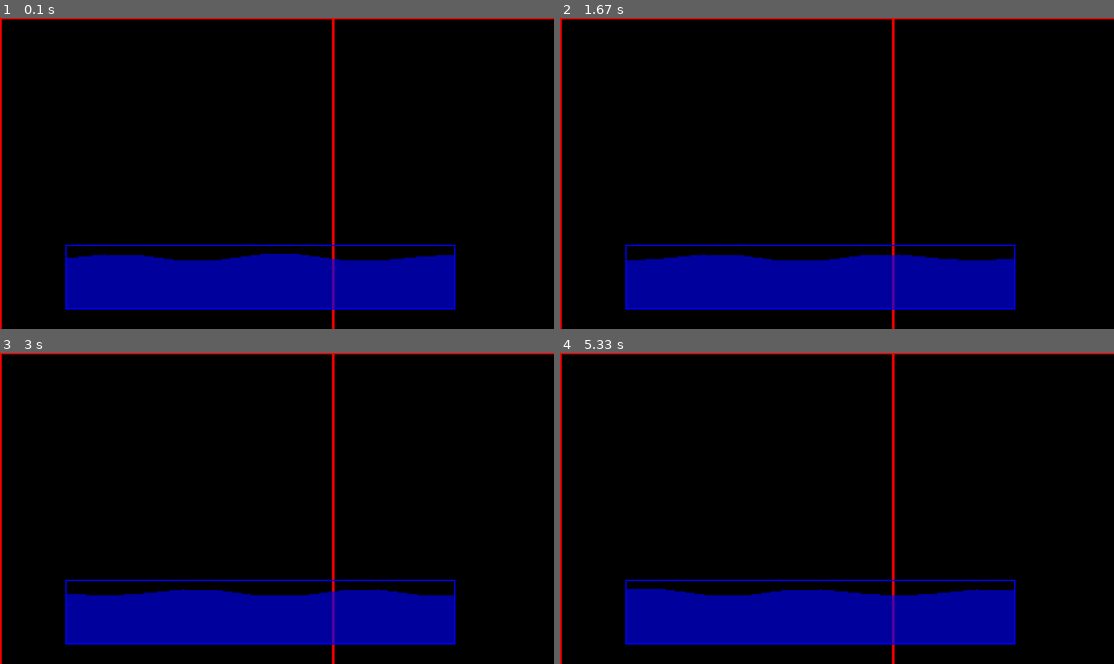
Above: before the commit, frames 1-4 (two rows, left to right).
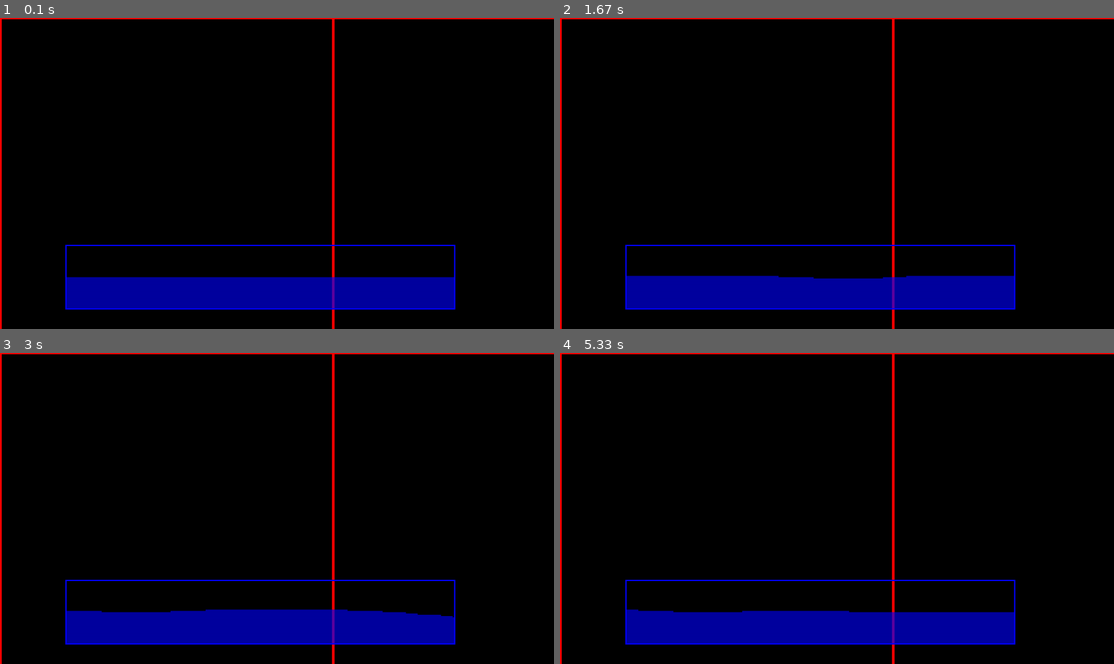
Above: after the commit, the same moments.

Repository: Ultrasword-Coder/pygame-water
Game: pygame game, started from main.py
The game is run twice, just before and just after one commit, with the same random seed, the same clock (stepped at 60 frames per second) and the same inputs.
Inputs (mouse positions are in pixels of both pictures, inside the frame that each line leads up to):
- Up to frame 1 (0.1 s): no input
- Up to frame 2 (1.67 s): click (837, 173) at 0.38 s; click (665, 245) at 0.72 s; click (848, 67) at 1.05 s; click (837, 210) at 1.38 s
- Up to frame 3 (3 s): click (188, 405) at 1.72 s; click (448, 502) at 2.05 s; click (116, 449) at 2.38 s; click (144, 561) at 2.72 s
- Up to frame 4 (5.33 s): click (753, 598) at 3.05 s; click (953, 468) at 3.38 s; click (870, 595) at 3.72 s; click (936, 611) at 4.05 s; click (726, 555) at 4.38 s; click (859, 592) at 4.72 s; click (698, 477) at 5.05 s

The runs differ from the first frame. In frame 1, 4.6% of the frame differs, in the area x 12-82%, y 75-84%; in frame 2, 4.3%; in frame 3, 4.2%; in frame 4, 4.5%.

Commit message:
water with working manipulations

Diff:
--- a/scripts/water.py
+++ b/scripts/water.py
@@ -1,26 +1,13 @@
 import pygame
+from pygame import draw as pgdraw
+from pygame import math as pgmath
+
 import soragl as SORA
-from soragl import physics, base_objects
+from soragl import physics, base_objects, smath
 
 import numpy as np
-
-
-# ------------------------------- #
-# pointspring
-class PointSpring:
-    def __init__(self, origin, k, damping, tension):
-        self.origin = pygame.math.Vector2(origin)
-        self.position = pygame.math.Vector2(origin)
-        self.velocity = pygame.math.Vector2(0, 0)
-        self.k = k
-        self.damping = damping
-        self.tension = tension
-
-    def update(self):
-        """Update the point spring."""
-        dh = self.position - self.origin
-        self.velocity += self.tension * dh - self.velocity * self.damping
-        self.position += self.velocity
+import scipy
+from scipy import interpolate as sciinterpolate
 
 
 # ------------------------------- #
@@ -28,13 +15,27 @@
 
 DEFAULT_CONFIG = {
     "color": (0, 0, 255, 159),
-    "resolution": 10,
-    "k": 1.0,
-    "damping": 0.05,
+    "resolution": 3,
+    "damping": 0.7,
     "tension": 0.01,
-    "height": 0.8,
-    "spread": 0.1,
+    "height": 0.5,
+    "spread": 0.7,
 }
+
+
+class WaterSpring:
+    def __init__(self, position, damping, tension):
+        """Initialize the water spring."""
+        self.position = pgmath.Vector2(position)
+        self.hvel = 0
+        self.damping = damping
+        self.tension = tension
+
+    def update(self):
+        """Update the spring."""
+        self.hvel = self.hvel * self.damping + self.tension * -self.position.y
+        self.hvel *= self.damping
+        self.position.y += self.hvel
 
 
 class Water(physics.Entity):
@@ -46,19 +47,18 @@
         self.surface = pygame.Surface(self.area)
 
         self.spread = self.config["spread"]
-        self.kc = self.config["k"]
         self.damping = self.config["damping"]
         self.tension = self.config["tension"]
         self.w_height = 1 - self.config["height"]
         # points / 100px
-        self.resolution = self.config["resolution"]
+        self.resolution = 100 / self.config["resolution"]
+        self.section_w = int(self.area[0] / self.resolution)
+        self.const_volume = self.section_w / self.area[0]
         # self.points = numpy.zeros(int(width / self.config["resolution"]))
-        wp = int(self.resolution * self.area[0] / 100)
         self.points = [
-            PointSpring((x, 0), self.kc, self.damping, self.tension)
-            for x in range(0, width + wp, wp)
+            WaterSpring((i, 0), self.damping, self.tension)
+            for i in range(0, width + self.section_w, self.section_w)
         ]
-
         # components
         self.c_sprite = base_objects.Sprite(width, height)
         self.sprite = self.c_sprite.sprite
@@ -73,48 +73,81 @@
 
     def add_volume(self, volume):
         """Add volume to the water."""
-        self.w_height += volume / self.area[0]
+        # negative because (pygame height stuff)
+        self.w_height -= volume / self.area[0]
 
     def remove_volume(self, volume):
         """Remove volume from the water."""
         self.add_volume(-volume)
 
-    def spread_wave(self, x, y):
-        """Spread a wave from a point."""
-        # changes for first and last point
-        self.points[0].velocity.y += self.spread * (y - self.points[0].position.y)
-        self.points[-1].velocity.y += self.spread * (y - self.points[-1].position.y)
-
-        # changes for other points
-        for i in range(1, len(self.points) - 2):
-            self.points[i].velocity.y += self.spread * (y - self.points[i].position.y)
-            self.points[i].velocity.y += self.spread * (
-                self.points[i].height - self.points[i + 1].height
+    def spread_wave(self):
+        """Spread waves around"""
+        # update first point
+        self.points[0].hvel += self.spread * (
+            self.points[1].position.y - self.points[0].position.y
+        )
+        # update rest
+        for i in range(1, len(self.points) - 1):
+            self.points[i].hvel += self.spread * (
+                self.points[i + 1].position.y - self.points[i].position.y
+            ) + self.spread * (
+                self.points[i - 1].position.y - self.points[i].position.y
             )
 
     def splash(self, location, velocity):
         """Splash the water."""
         if 0 <= location < len(self.points):
-            self.points[location].velocity.y += velocity
+            self.points[location].hvel += velocity
+
+    def xpoint_to_location(self, xpoint):
+        """Convert a point to a location."""
+        return int(
+            (xpoint - self.position.x + self.c_sprite.hwidth)
+            / self.area[0]
+            * len(self.points)
+        )
 
     # === update
 
     def update(self):
         self.sprite.fill((0, 0, 0, 0))
+
+        # testing
+        if SORA.is_mouse_clicked(0):
+            # self.add_volume(10)
+            # and spread wave
+            x = self.xpoint_to_location(SORA.get_mouse_rel()[0])
+            self.splash(x, 10)
+
         # self.sprite.fill(self.config["color"])
         # draw each point
         h = self.area[1] * self.w_height
+        self.spread_wave()
+
+        addition_volume = 0
         for point in self.points:
             point.update()
+            addition_volume += point.position.y
+        # print(addition_volume)
+        # calculate the extra height to add
+        # draw each point as a circle on SORA.FRAMEBUFFER
+        # for point in self.points:
+        #     pgdraw.circle(
+        #         SORA.FRAMEBUFFER,
+        #         (255, 255, 255),
+        #         (
+        #             int(self.position.x - self.c_sprite.hwidth + point.position.x),
+        #             int(self.position.y + point.position.y + h - self.c_sprite.hheight),
+        #         ),
+        #         3,
+        #     )
+
         # draw polygon between points
         pygame.draw.polygon(
             self.sprite,
             self.config["color"],
             [
-                (
-                    p.position.x,
-                    p.position.y + h + np.sin(SORA.ENGINE_UPTIME + p.position.x) * 3,
-                )
+                (p.position.x, p.position.y + h - addition_volume * self.const_volume)
                 for p in self.points
             ]
             + [(self.area[0], self.area[1]), (0, self.area[1])],
--- a/soragl/physics.py
+++ b/soragl/physics.py
@@ -108,6 +108,7 @@
         self._alive = False
 
     # === values / setters / getters
+
     @property
     def area(self):
         """Get the area"""
--- a/soragl/scene.py
+++ b/soragl/scene.py
@@ -277,8 +277,6 @@
         # print(component.__class__.__name__, comp_hash)
         if comp_hash not in self._components:
             self._components[comp_hash] = set()
-        # find parent classes
-        print(__file__, "please find parent clases lmao")
         self._components[comp_hash].add(hash(entity))
         # add to entity
         entity._components[comp_hash] = component
--- a/soragl/smath.py
+++ b/soragl/smath.py
@@ -19,6 +19,16 @@
     if val < low:
         return low
     return val
+
+
+def lerp(a, b, t):
+    """Return the linear interpolation between a and b"""
+    return a + (b - a) * t
+
+
+def lerpvec(a, b, t):
+    """Return the linear interpolation between vec a and vec b"""
+    return Vector2(lerp(a[0], b[0], t), lerp(a[1], b[1], t))
 
 
 # ------------------------------------------------------------ #
--- a/test.py
+++ b/test.py
@@ -1,3 +1,4 @@
+
 class classone:
     def __init__(self):
         self.v = 0
@@ -9,10 +10,27 @@
         self.val = 0
 
 
-a = classtwo()
-b = classone()
+class classthree(classtwo):
+    def __init__(self):
+        super().__init__()
+        self.val2 = 2
 
-print(a, dir(a))
-print(b, dir(b))
-print(a.__class__)
-t = a.__class__()
+
+a = classone()
+b = classtwo()
+c = classthree()
+
+
+def recursive_retrieve_parent_classes(obj, level=0):
+    result = []
+    itt = obj.__class__.__bases__ if level == 0 else obj.__bases__
+    if itt:
+        for base in itt:
+            if base == object:
+                continue
+            result.append(base)
+            result += recursive_retrieve_parent_classes(base, level + 1)
+    return result
+
+
+print(recursive_retrieve_parent_classes(c))
Not shown, changed: .gitignore
